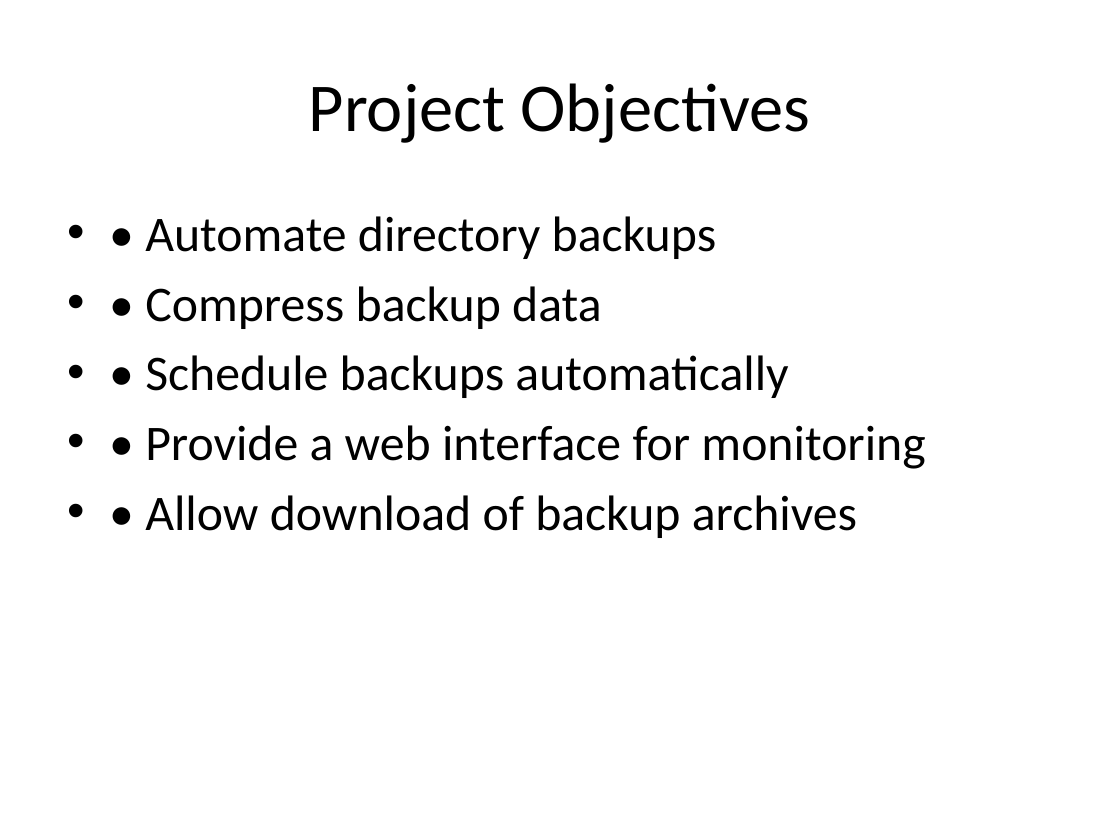
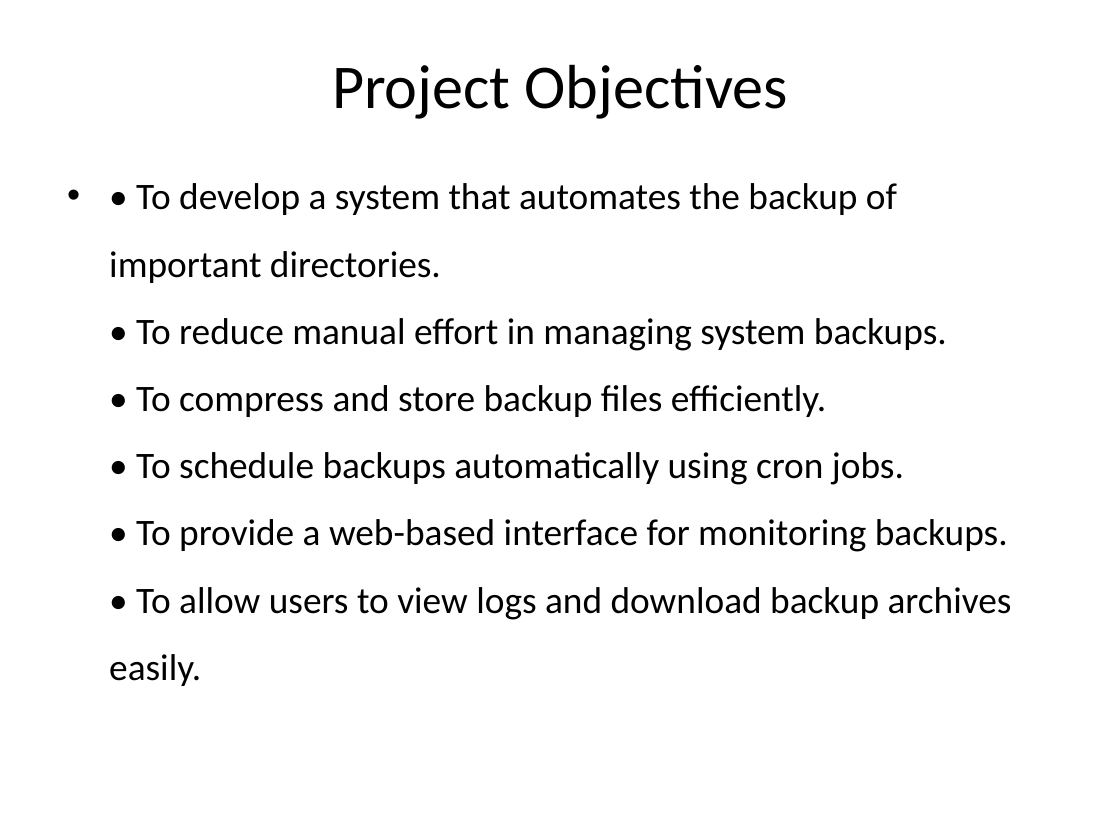
Before and after one commit to VarshithreddyMuddasani/Automated-Backup-Web-Manager-using-Linux, a slide deck: slide 4 of Project PPT.pptx. Drawn at 1120x840 pixels with LibreOffice and Linux fonts; fonts in the diff are those of the drawing. Boxes give left, top, right and bottom in pixels: in the first picture for what was removed or moved away, otherwise in the second. Text is boxed around its words. In the diff, an @@ line names an element or a change of style, - is before the commit and + after.

```diff
--- a/Project PPT.pptx
+++ b/Project PPT.pptx
@@ title "Project Objectives" at (332, 64, 788, 119): size 44 to 40 pt @@
@@ text at (109, 183, 1012, 686): text changed; size 32 to 24 pt @@
-• • Automate directory backups
-• • Compress backup data
-• • Schedule backups automatically
-• • Provide a web interface for monitoring
-• • Allow download of backup archives
+• • To develop a system that automates the backup of important directories.
+  • To reduce manual effort in managing system backups.
+  • To compress and store backup files efficiently.
+  • To schedule backups automatically using cron jobs.
+  • To provide a web-based interface for monitoring backups.
+  • To allow users to view logs and download backup archives easily.
```
Also in this commit, not shown: 8 other slides changed, 2 slides added, 4 slides removed.
